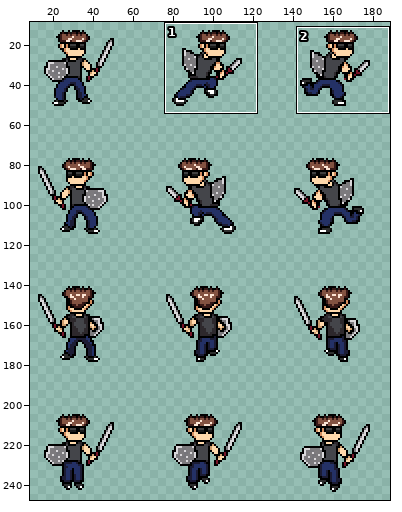
A sprite sheet gets an edit: American Hobo/American Hobo/pictures/Hero Cel Sheet.png. Above: a wide view before the commit, with the close-up outlined.
Close-up. Before the commit:
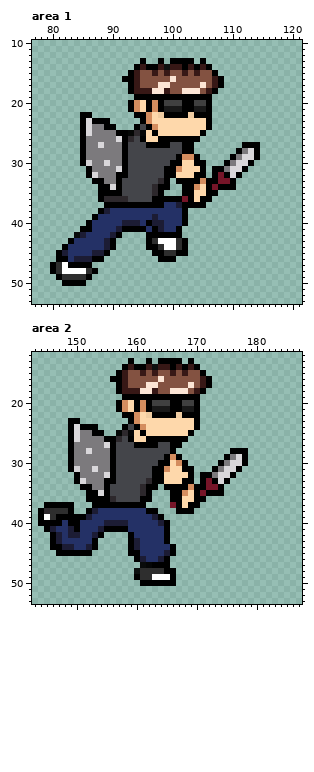
The file is 192x256 pixels. Pixels under 10% opacity are left out. Colours within 5 levels of each other are drawn and written as one. Shown: area 1: x 77..121, y 10..53; area 2: x 143..187, y 12..53. The wide view leaves out empty margins. The commit also changed other parts of the picture, which this record leaves out.
The same view after the edit:
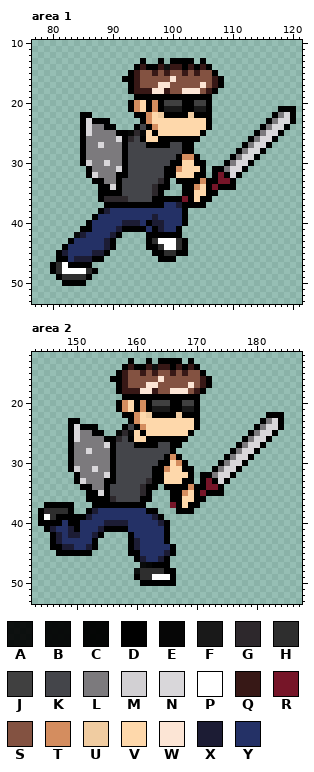
Palette (. is transparent): A #000000e8  B #000000ef  C #000000f7  D #000000  E #060606  F #191919  G #2d282c  H #2e2e2e  J #404040  K #44454a  L #7c7a7d  M #d2d0d3  N #d9d7da  P #ffffff  Q #371816  R #761528  S #835241  T #d48d5f  U #f0cca1  V #fed8ab  W #fce5d5  X #1c1c34  Y #243166
The edit:
--- area 1
@@ x 111..121 @@
 20 ...........
-21 ...........
-22 ...........
-23 ...........
-24 ...........
-25 ...........
-26 ...........
-27 .DDD.......
-28 DLND.......
+21 .......DDD.
+22 ......DLND.
+23 .....DLNND.
+24 ....DLNND..
+25 ...DLNND...
+26 ..DLNND....
+27 .DLNND.....
+28 DLNND......
 29 LNND.......
--- area 2
@@ x 175..186 @@
 21 ............
-22 ............
-23 ............
-24 ............
-25 ............
-26 ............
-27 ............
-28 .DDD........
-29 DLND........
+22 .......DDD..
+23 ......DLND..
+24 .....DLNND..
+25 ....DLNND...
+26 ...DLNND....
+27 ..DLNND.....
+28 .DLNND......
+29 DLNND.......
 30 LNND........
Boxes around the changes in both close-ups, in picture pixels (x1, y1, x2, y2):
changed: (248, 106, 296, 154)
changed: (236, 412, 284, 460)
